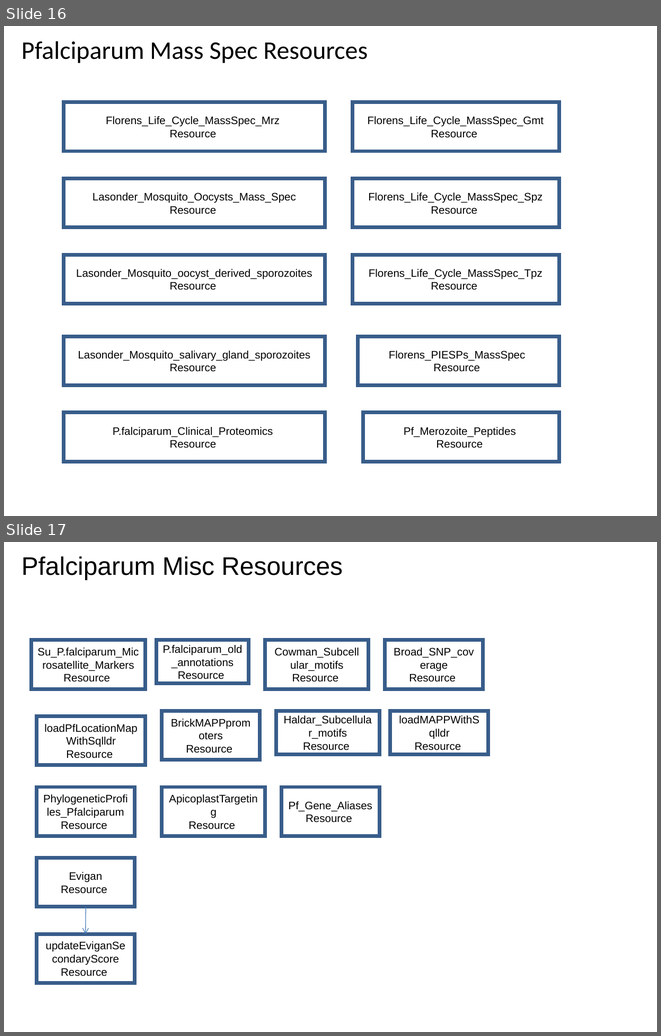
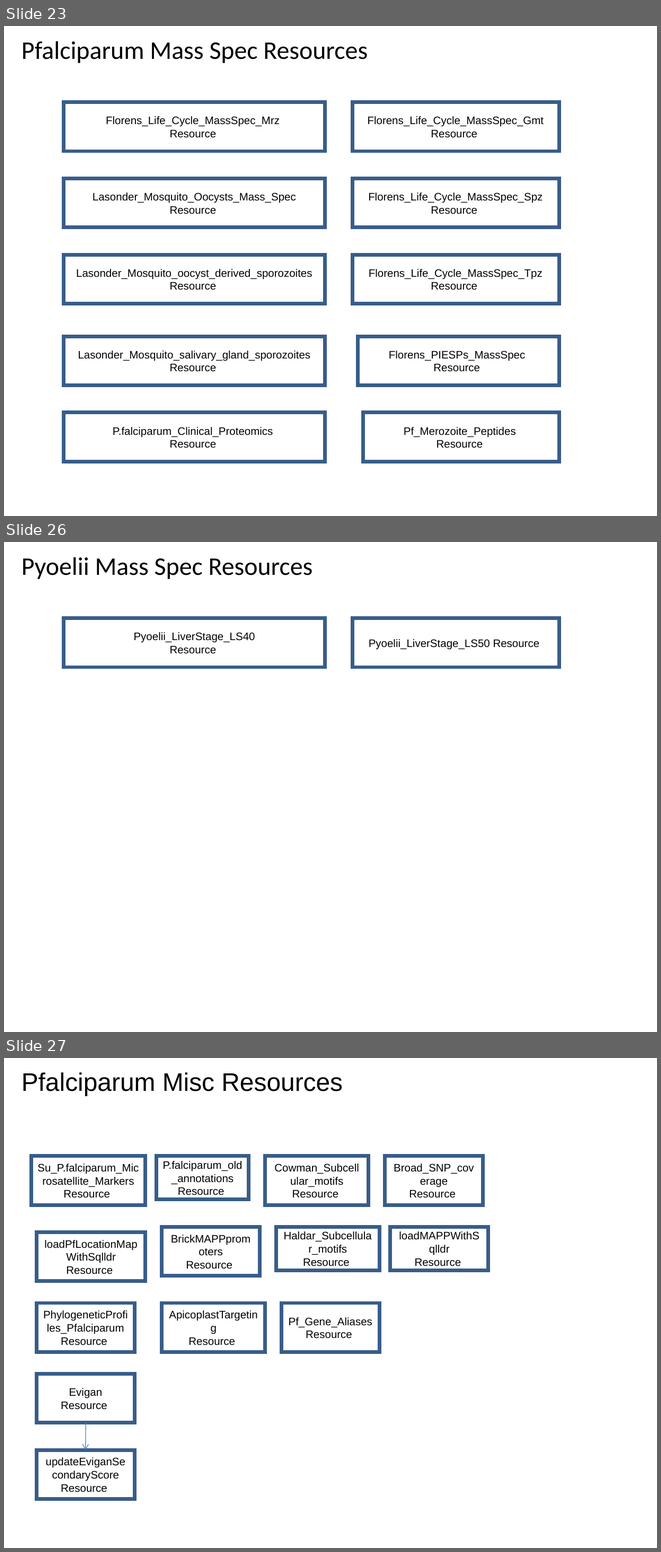
Before and after one commit to VEuPathDB/ApiCommonWorkflow, a slide deck: Main/doc/IntegratedWorkflow.ppt. Shown one above the other, each under a label of ours: slides 16 and 17 before the commit, slides 23, 26 and 27 after it; the slides between them are not shown. The pictures are 661x1036 and 661x1552 pixels, drawn with LibreOffice and Linux fonts; fonts in the diff are those of the drawing. Boxes give left, top, right and bottom in pixels: in the first picture for what was removed or moved away, otherwise in the second. Text is boxed around its words. In the diff, an @@ line names an element or a change of style, - is before the commit and + after.

```diff
--- a/Main/doc/IntegratedWorkflow.ppt
+++ b/Main/doc/IntegratedWorkflow.ppt
@@ slide 26 added at box(4, 542, 657, 1032), background #FFFFFF @@
@@ title added at box(21, 557, 313, 579), 28 pt, text #000000 @@
+Pyoelii Mass Spec Resources
@@ rectangle added at box(64, 618, 325, 668), outline #385D8A 4 pt, 12 pt, text #000000 @@
+Pyoelii_LiverStage_LS40
+Resource
@@ rectangle added at box(352, 618, 559, 668), outline #385D8A 4 pt, 12 pt, text #000000 @@
+Pyoelii_LiverStage_LS50 Resource
@@ what was slide 16 is now slide 23 @@
@@ what was slide 17 is now slide 27 @@
```
Also in this commit, not shown: 18 other slides added.
